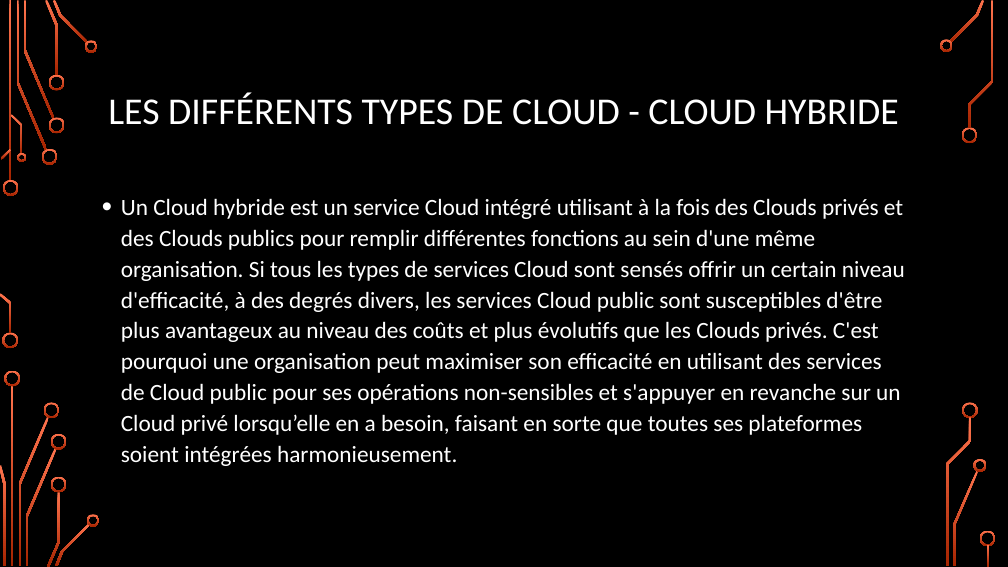
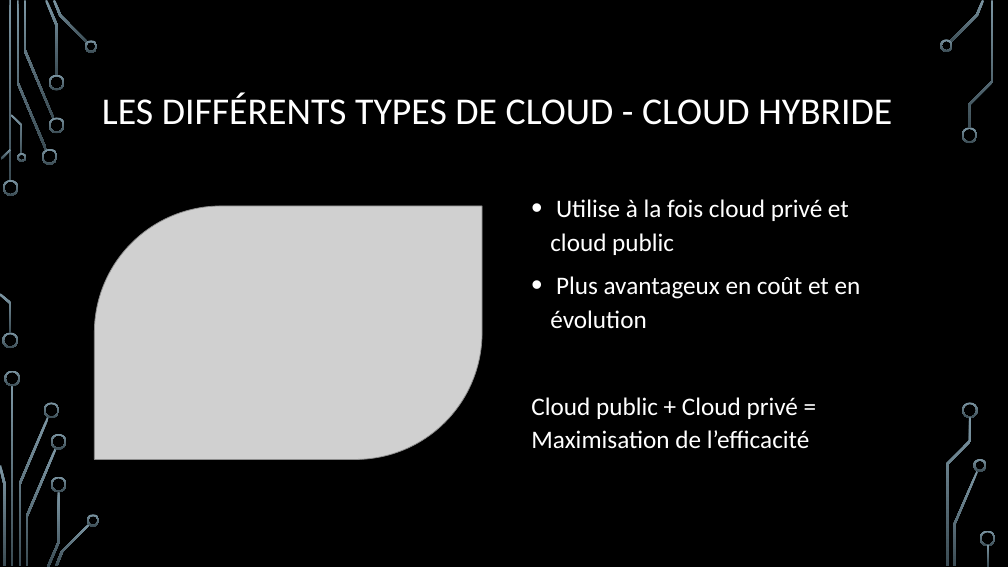
Before and after one commit to CorleoneDany/Cloud-Computing, a slide deck: slide 9 of Cloud Computing - F.pptx (slide 8 before the commit). Drawn at 1008x567 pixels with LibreOffice and Linux fonts; fonts in the diff are those of the drawing; grey boxes stand for pictures; background and template pictures are left out. Boxes give left, top, right and bottom in pixels: in the first picture for what was removed or moved away, otherwise in the second. Text is boxed around its words. In the diff, an @@ line names an element or a change of style, - is before the commit and + after.

Commit message:
Grosse modification
•  Modification du thème
•  Ajout d'image
• Réduction du contenu des diapo

```diff
--- a/Cloud Computing - F.pptx
+++ b/Cloud Computing - F.pptx
@@ fill gradient #FF744E to #A62400 to gradient #7C96A3 to #3B4C54 in 36 elements at box(3, 180, 19, 196), box(2, 333, 18, 349), box(17, 1, 47, 150), box(42, 149, 57, 165), box(23, 1, 54, 119), box(45, 0, 58, 76), box(48, 117, 64, 133), box(48, 75, 64, 91), box(53, 0, 88, 44), box(85, 40, 98, 52), box(1, 149, 11, 160), box(0, 293, 11, 333), box(11, 114, 23, 154), box(17, 153, 26, 162), box(11, 386, 14, 566), box(18, 417, 48, 566), box(5, 371, 20, 386), box(0, 465, 5, 566), box(44, 402, 60, 418), box(26, 448, 57, 566), box(47, 492, 60, 567), box(51, 434, 67, 450), box(51, 476, 67, 492), box(55, 523, 90, 566), box(87, 514, 100, 526), box(950, 0, 985, 42), box(940, 39, 953, 52), box(962, 127, 978, 143), box(954, 471, 979, 566), box(974, 459, 987, 472), box(969, 1, 994, 129), box(963, 402, 979, 418), box(946, 417, 972, 566), box(980, 531, 996, 547), box(988, 545, 990, 566), box(9, 1, 11, 181) @@
@@ title "LES DIFFÉRENTS TYPES DE CLOUD ..." at box(102, 92, 892, 125): alignment centre to left @@
@@ picture added at box(95, 206, 482, 459) @@
@@ text at box(531, 199, 861, 449): text changed; size 22.2 to 24 pt @@
-• Un Cloud hybride est un service Cloud intégré utilisant à la fois des Clouds privés et des Clouds publics pour remplir différentes fonctions au sein d'une même organisation. Si tous les types de services Cloud sont sensés offrir un certain niveau d'efficacité, à des degrés divers, les services Cloud public sont susceptibles d'être plus avantageux au niveau des coûts et plus évolutifs que les Clouds privés. C'est pourquoi une organisation peut maximiser son efficacité en utilisant des services de Cloud public pour ses opérations non-sensibles et s'appuyer en revanche sur un Cloud privé lorsqu’elle en a besoin, faisant en sorte que toutes ses plateformes soient intégrées harmonieusement.
+• Utilise à la fois cloud privé et cloud public
+• Plus avantageux en coût et en évolution
+Cloud public + Cloud privé = Maximisation de l’efficacité
```
Also in this commit, not shown: 25 other slides changed, 1 slide added.
